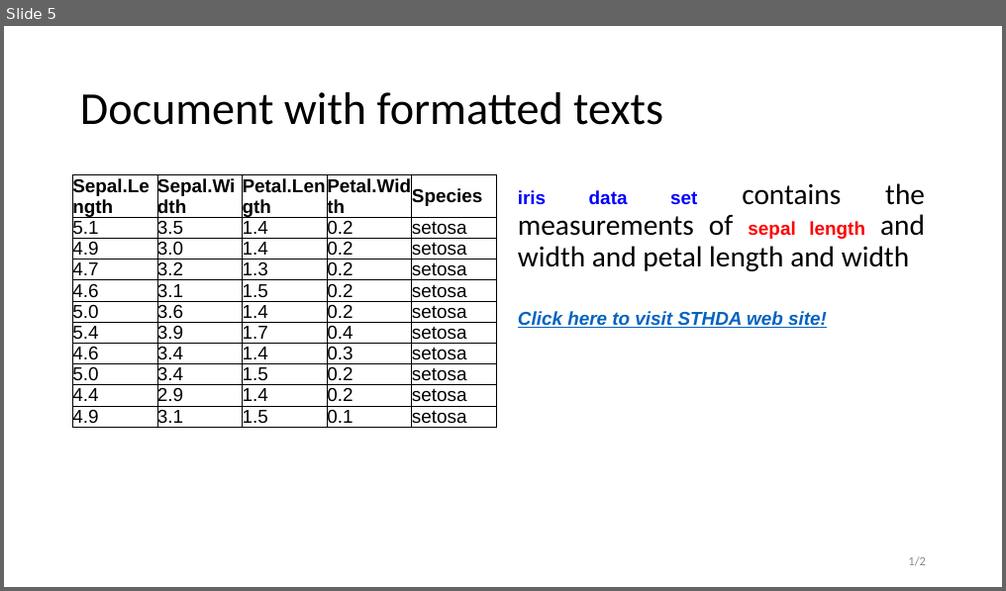
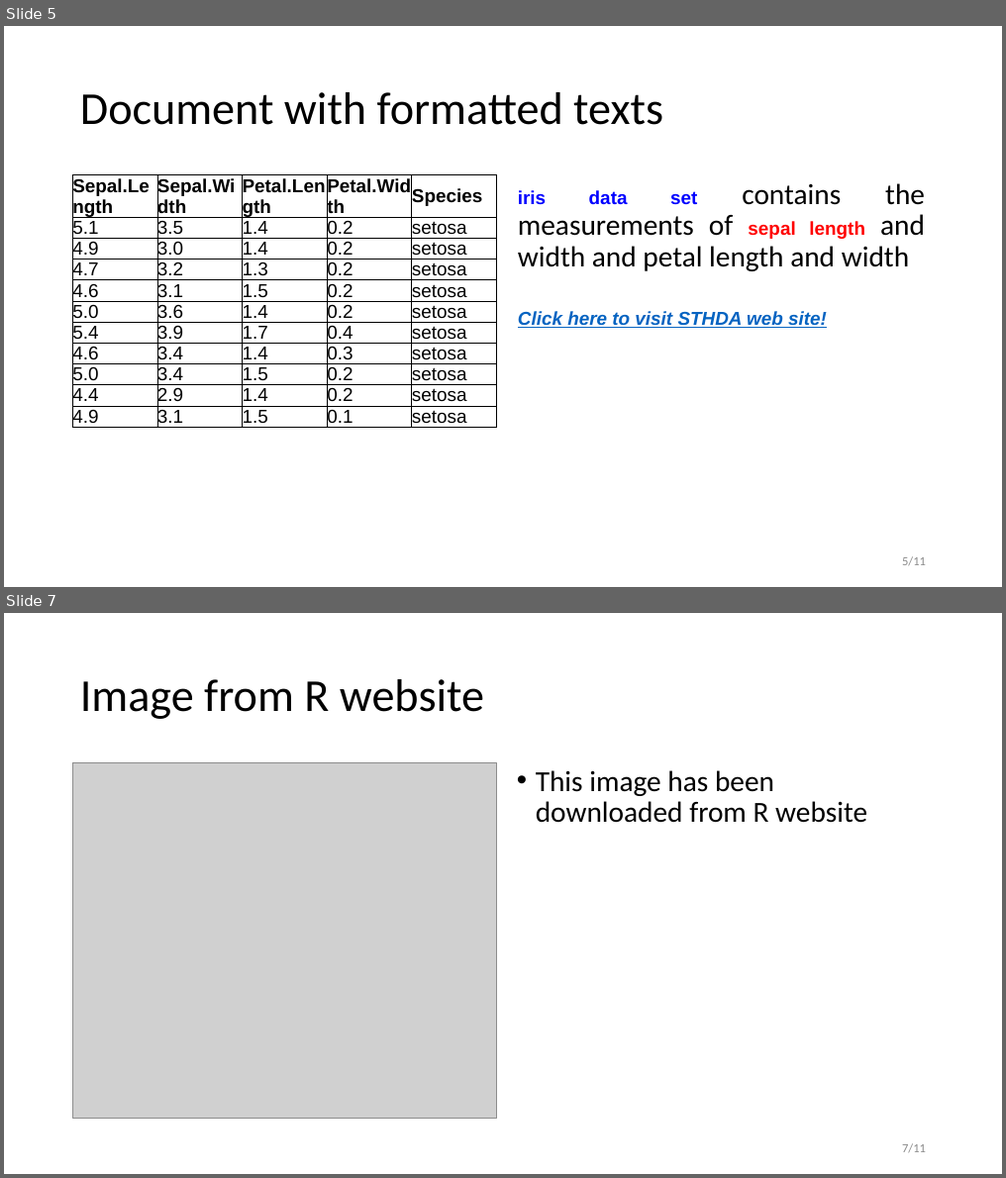
Before and after one commit to tiborh/r, a slide deck: data/r-reporters-powerpoint.pptx. Shown one above the other, each under a label of ours: slide 5 before the commit, slides 5 and 7 after it; the slides between them are not shown. The pictures are 1006x591 and 1006x1178 pixels, drawn with LibreOffice and Linux fonts; fonts in the diff are those of the drawing; grey boxes stand for pictures. Boxes give left, top, right and bottom in pixels: in the first picture for what was removed or moved away, otherwise in the second. Text is boxed around its words. In the diff, an @@ line names an element or a change of style, - is before the commit and + after.

```diff
--- a/data/r-reporters-powerpoint.pptx
+++ b/data/r-reporters-powerpoint.pptx
@@ slide 7 added at bbox=[4, 613, 1002, 1174], background #FFFFFF @@
@@ title added at bbox=[80, 679, 484, 719], 44 pt, text #000000 @@
+Image from R website
@@ picture added at bbox=[73, 762, 497, 1119] @@
@@ text added at bbox=[536, 770, 867, 823], 28 pt, text #000000 @@
+• This image has been downloaded from R website
@@ text added at bbox=[902, 1144, 926, 1154], 12 pt, text #8C8C8C @@
+7/11
@@ slide 5 changed as well @@
@@ text at bbox=[902, 557, 926, 567]: text changed @@
-1/2
+5/11
```
Also in this commit, not shown: 4 other slides changed, 5 other slides added, 9 other files.
